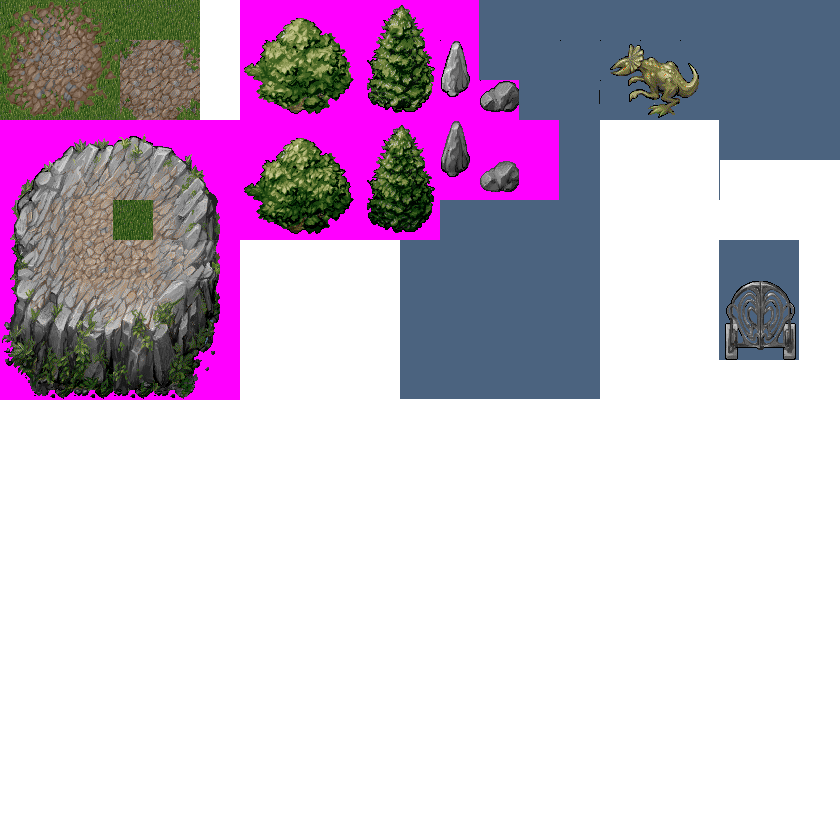
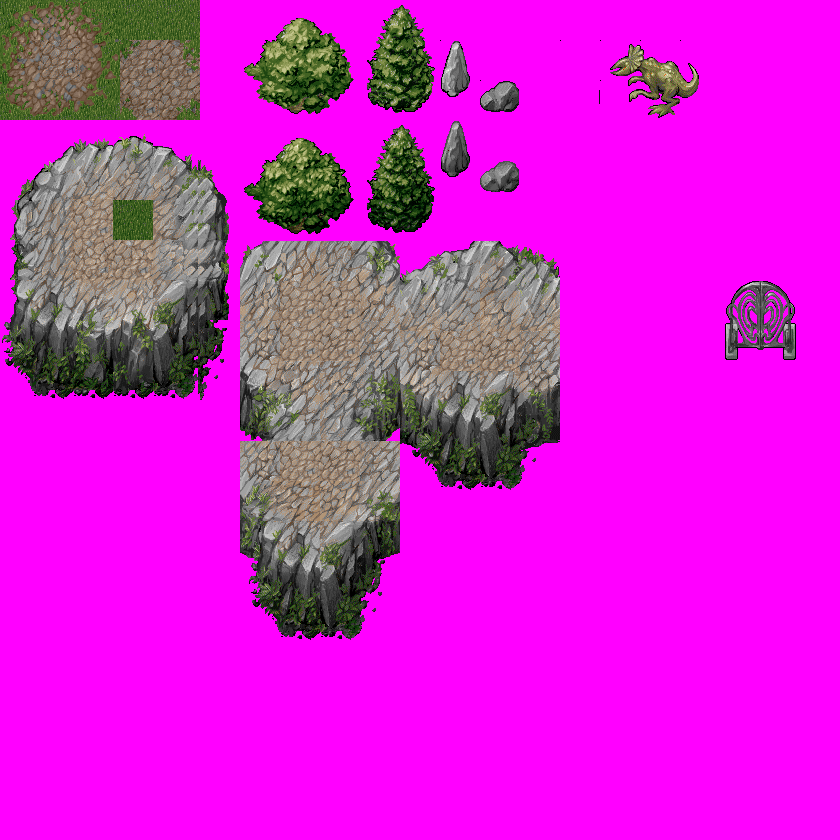
Layered file, before and after one edit (840x840). Changes by layer:
added layer "Layer 15" above "Layer 14" over left=240, top=241, right=560, bottom=640
painted on "Layer 13" over left=190, top=0, right=840, bottom=400
removed layer "Layer 9" over left=190, top=160, right=229, bottom=400
removed layer "Layer 1" over left=190, top=0, right=600, bottom=399
added layer "Layer 16" over left=0, top=0, right=840, bottom=840
